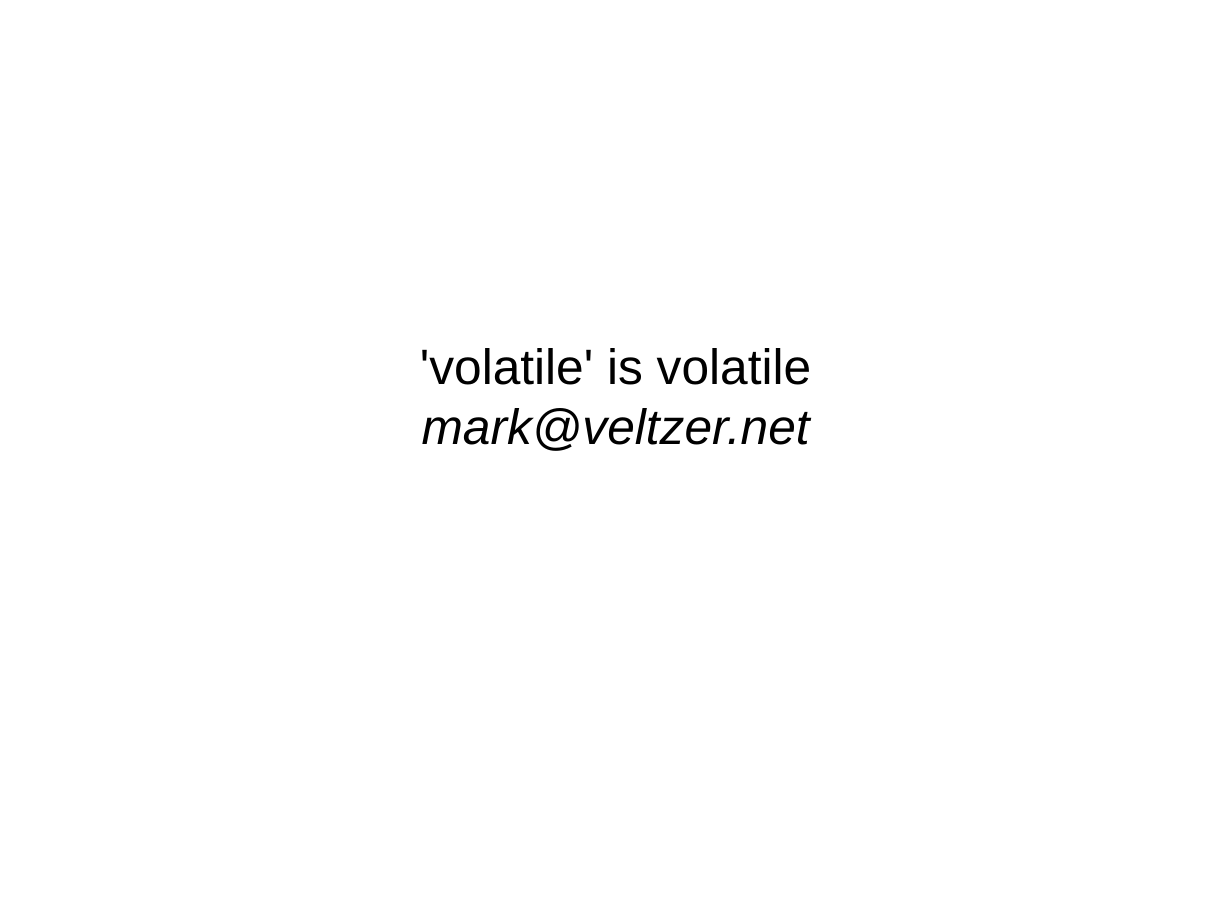
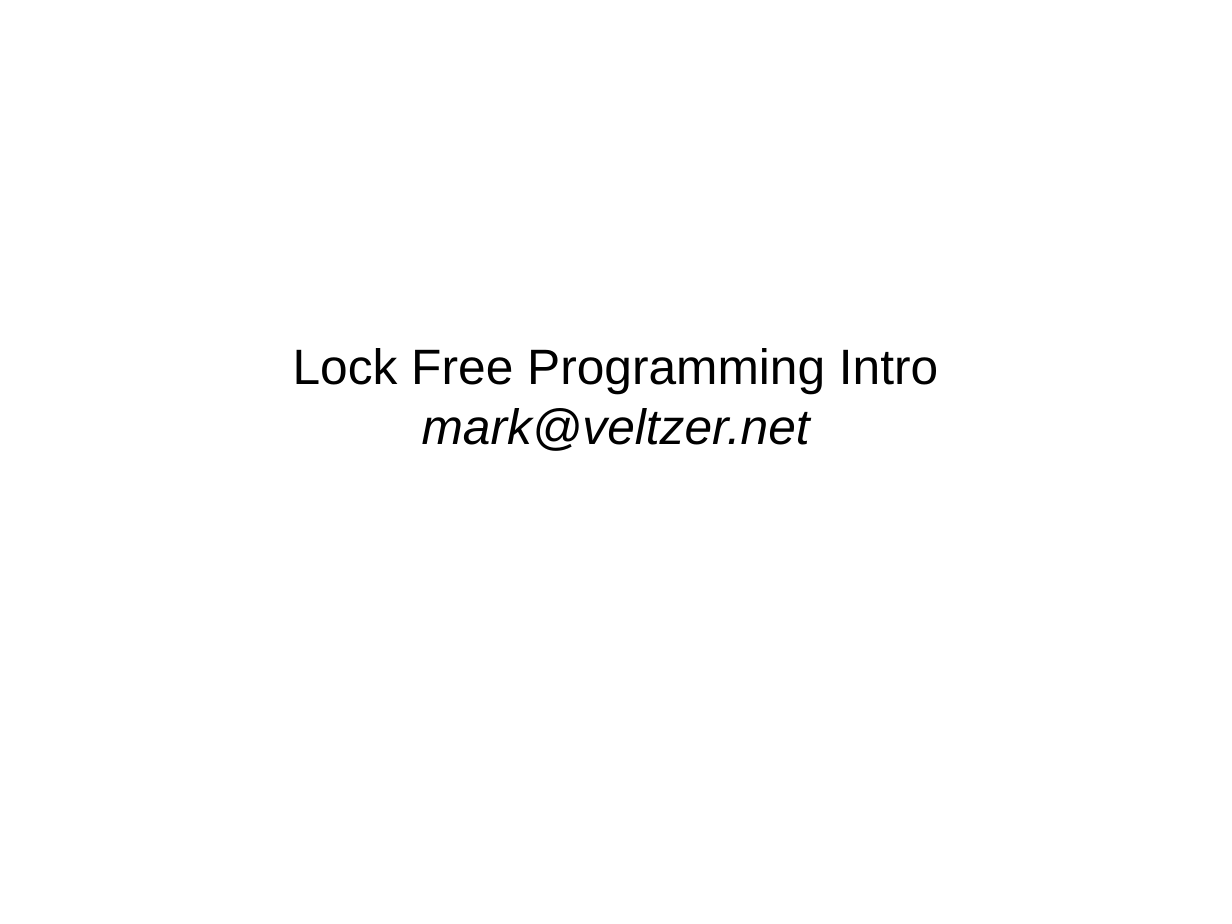
Before and after one commit to kalmuthu/slides, a slide deck: slide 1 of odp/linux/lock_free_programming.odp. Drawn at 1232x924 pixels with LibreOffice and Linux fonts; fonts in the diff are those of the drawing. Boxes give left, top, right and bottom in pixels: in the first picture for what was removed or moved away, otherwise in the second. Text is boxed around its words. In the diff, an @@ line names an element or a change of style, - is before the commit and + after.

Commit message:
some minor changes

```diff
--- a/odp/linux/lock_free_programming.odp
+++ b/odp/linux/lock_free_programming.odp
@@ subtitle at (x1=293, y1=348, x2=938, y2=394): text changed @@
-'volatile' is volatile
+Lock Free Programming Intro
```
Also in this commit, not shown: 1 slide removed.
